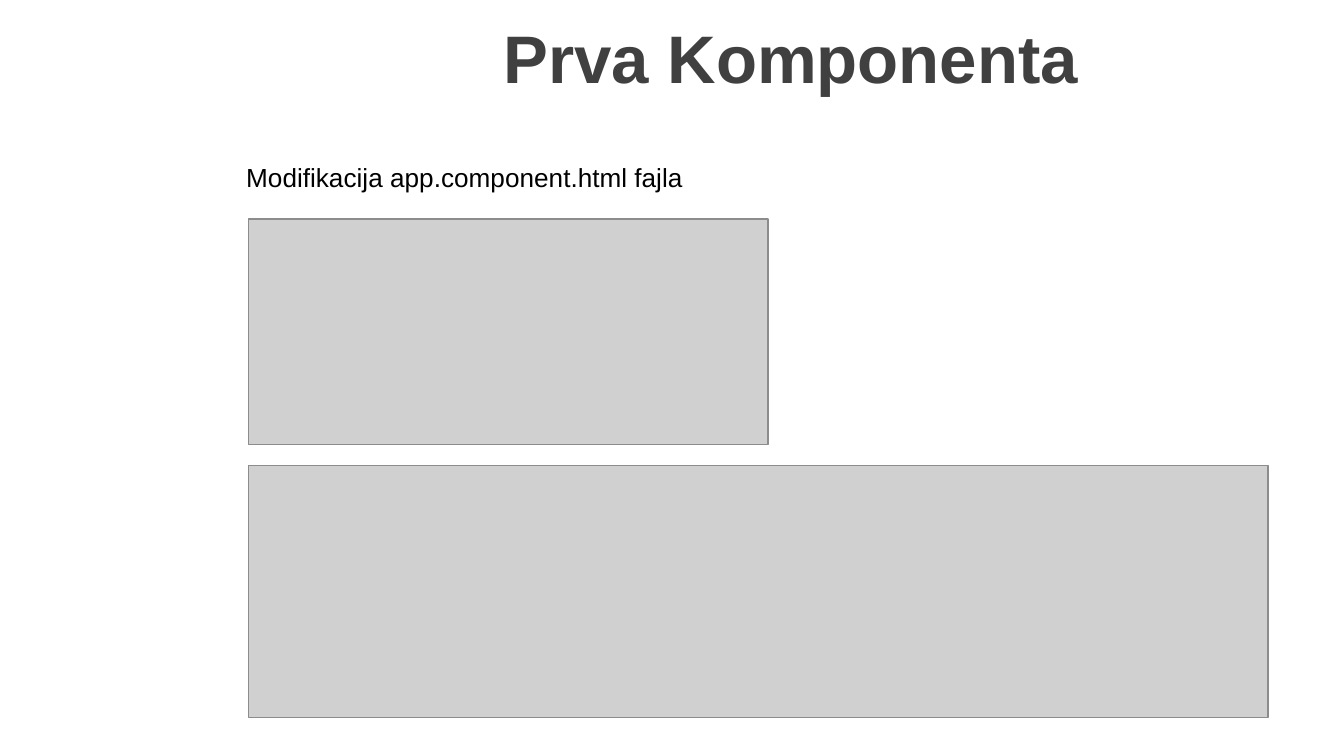
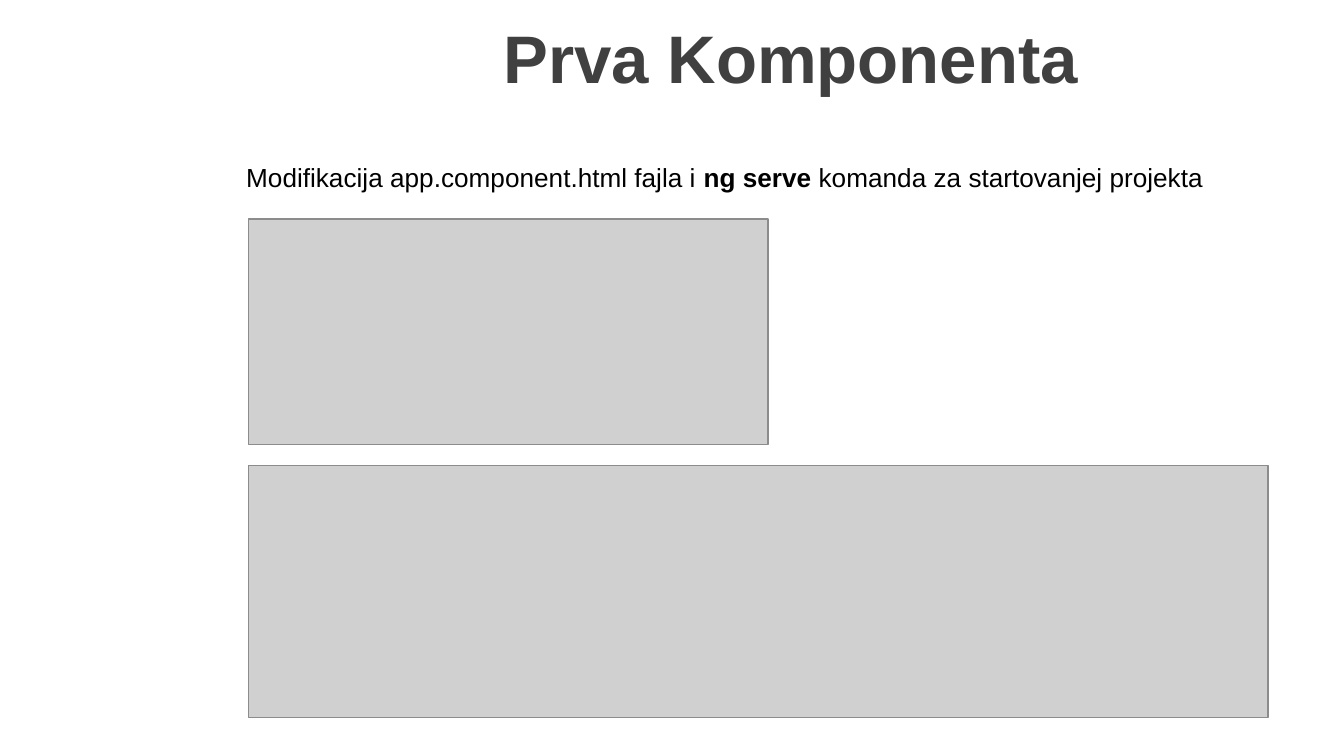
Before and after one commit to MarinkoSpasojevic/predavanje-netcore-angular, a slide deck: slide 36 of .NET Core i Angular Web Dev.pptx. Drawn at 1344x756 pixels with LibreOffice and Linux fonts; fonts in the diff are those of the drawing; grey boxes stand for pictures; background and template pictures are left out. Boxes give left, top, right and bottom in pixels: in the first picture for what was removed or moved away, otherwise in the second. Text is boxed around its words. In the diff, an @@ line names an element or a change of style, - is before the commit and + after.

```diff
--- a/.NET Core i Angular Web Dev.pptx
+++ b/.NET Core i Angular Web Dev.pptx
@@ text at bbox=[246, 168, 1203, 193]: text changed @@
-Modifikacija app.component.html fajla
+Modifikacija app.component.html fajla i ng serve komanda za startovanjej projekta
```
Also in this commit, not shown: 15 slides added, 14 other files.
